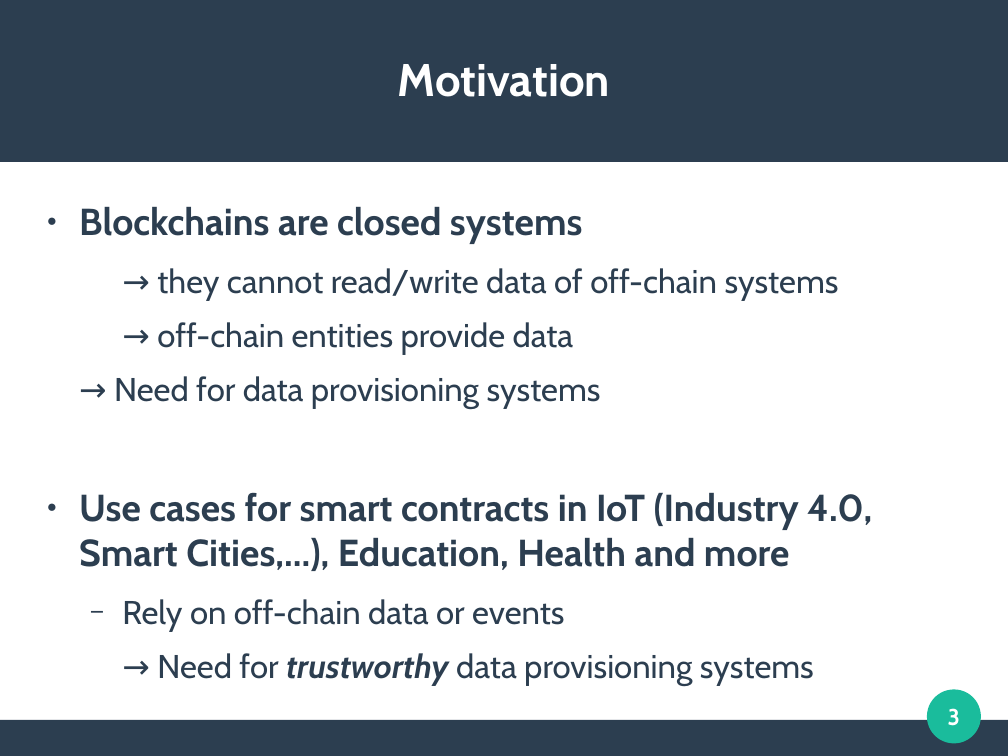
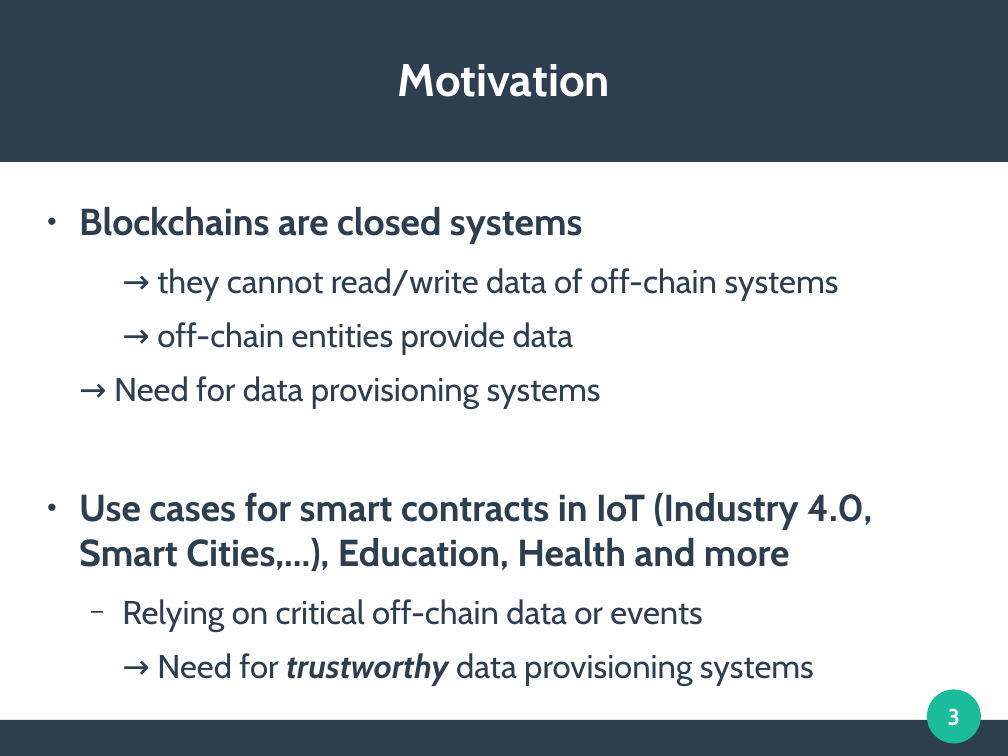
Before and after one commit to mbettinger/OT4-Lecture, a slide deck: slide 3 of Presentation - Oracles.odp. Drawn at 1008x756 pixels with LibreOffice and Linux fonts; fonts in the diff are those of the drawing. Boxes give left, top, right and bottom in pixels: in the first picture for what was removed or moved away, otherwise in the second. Text is boxed around its words. In the diff, an @@ line names an element or a change of style, - is before the commit and + after.

```diff
--- a/Presentation - Oracles.odp
+++ b/Presentation - Oracles.odp
@@ text at bbox=[122, 599, 702, 632]: text changed @@
-  − Rely on off-chain data or events
+  − Relying on critical off-chain data or events
```
Also in this commit, not shown: 8 other slides changed, 1 slide added, 2 slides removed, 16 other files.
